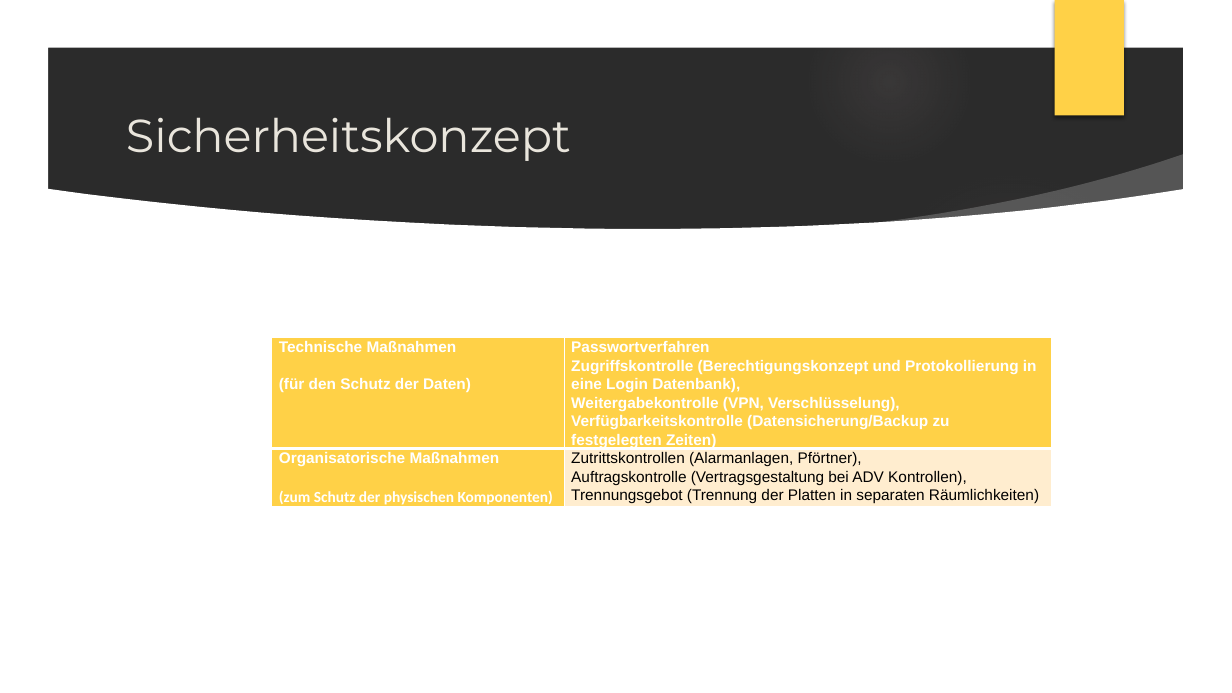
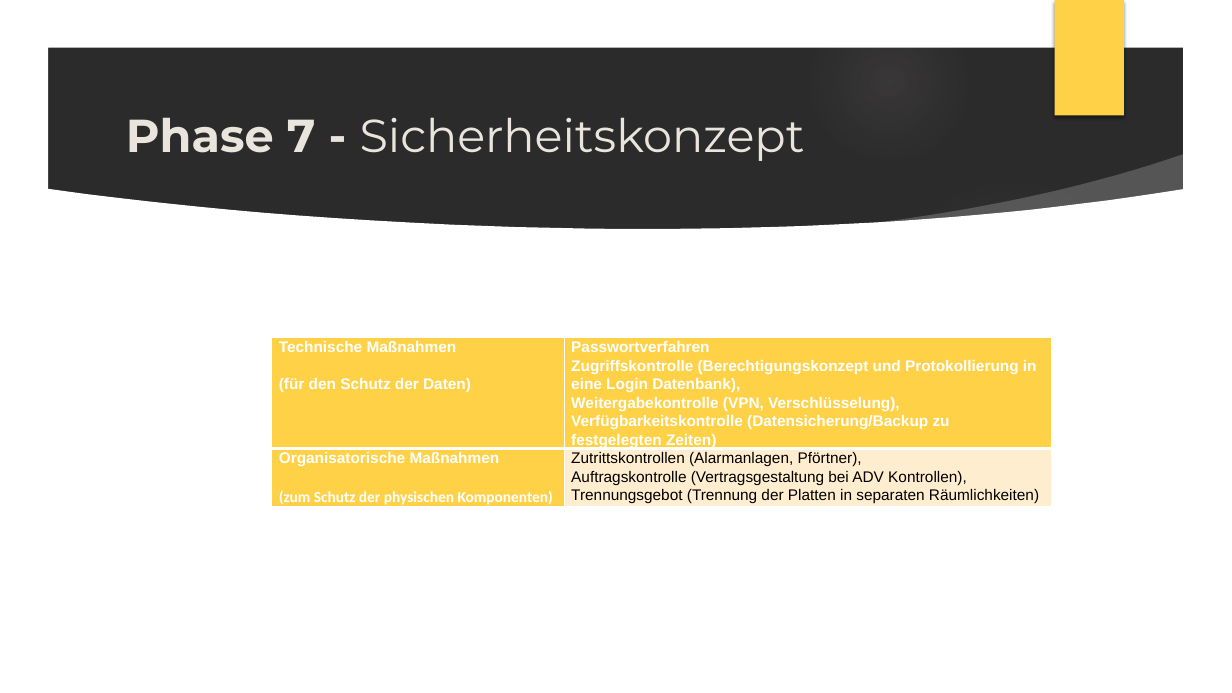
Before and after one commit to OnlyFenriz/LF8Projekt, a slide deck: slide 13 of DatenbankAG.pptx (slide 6 before the commit). Drawn at 1232x693 pixels with LibreOffice and Linux fonts; fonts in the diff are those of the drawing; background and template pictures are left out; a plain dark background stands for a picture behind light text. Boxes give left, top, right and bottom in pixels: in the first picture for what was removed or moved away, otherwise in the second. Text is boxed around its words. In the diff, an @@ line names an element or a change of style, - is before the commit and + after.

```diff
--- a/DatenbankAG.pptx
+++ b/DatenbankAG.pptx
@@ title at [126, 117, 805, 161]: text changed @@
-Sicherheitskonzept
+Phase 7 - Sicherheitskonzept
```
Also in this commit, not shown: 5 other slides changed, 15 slides added.
